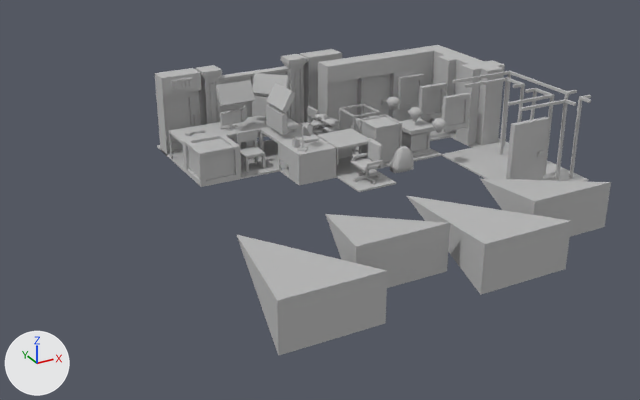
An edit to the Blender file meshes/building-tiles.blend, drawn before and after from the same camera.
Before and after are seen from a 50 mm camera at (-12.14, -19.2, 7.87) aimed at (-3.58, -3.64, 0.09). Every picture has the same lights, and +X, +Y and +Z are marked at lower left.

Names of what the first picture shows: '4-corner_purple_MSH', 'chair_plasticRotated_MSH', 'door_backExit_MSH', 'door_keycardGreen_MSH', 'door_purple_MSH', 'door_skeleton_MSH', 'flashlightBeam3x3_MSH', 'flashlightBeam3x4_MSH', 'flashlightBeamAlert3x3_MSH', 'flashlightBeamAlert3x4_MSH', 'office_desk2_MSH', 'security_monitor1_MSH', 'storage_crate_MSH'.
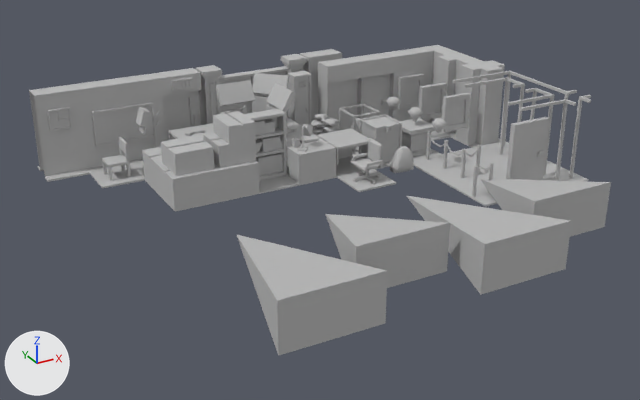
Pixel boxes [x1, y1, x2, y2] of what changed, in the pictures (640 x 400 px):
'wall_clock_MSH', added
    after: [29, 84, 90, 182]
'storage_boxes2_MSH', added
    after: [157, 135, 218, 211]
'storage_boxes3_MSH', added
    after: [203, 111, 260, 202]
'wall_bulletin1_MSH', added
    after: [73, 79, 131, 172]
'wall_bulletin2_MSH', added
    after: [115, 73, 166, 165]
'office_bookshelf_MSH', added
    after: [244, 109, 299, 194]
'chair_plasticRotated_MSH', moved
    before: [300, 106, 319, 135]
    after: [90, 137, 145, 188]
'security_locker_MSH', added
    after: [287, 71, 318, 135]
'decoration_redRope2_MSH', added
    after: [432, 145, 488, 191]
'decoration_redRope1_MSH', added
    after: [414, 131, 461, 176]
'decoration_redRope3_MSH', added
    after: [458, 162, 498, 206]
'storage_boxes1_MSH', added
    after: [142, 147, 162, 195]
'decoration_coatRack_MSH', added
    after: [132, 107, 161, 179]
'storage_crate_MSH', unchanged, covered by the edit
    before: [183, 134, 241, 187]
'door_frontExit3_frame_MSH', unchanged, covered by the edit
    before: [269, 54, 307, 124]
    after: [269, 54, 307, 117]
'chair_plastic_MSH', unchanged, covered by the edit
    before: [237, 129, 280, 179]

Patch to the scene script:
```diff
--- a/meshes/building-tiles.blend.py
+++ b/meshes/building-tiles.blend.py
@@ ob_chair_plasticrotated_msh @@
 ob_chair_plasticrotated_msh = bpy.data.objects.new('chair_plasticRotated_MSH', me_chair_plasticrotated_msh)
-ob_chair_plasticrotated_msh.location = (-2.0, 0.0, 0.0)
+ob_chair_plasticrotated_msh.location = (-7.0, 0.0, 0.0)
 ob_chair_plasticrotated_msh.rotation_euler = (1.571, 0.0, 0.0)  # degrees (90, 0, 0)
@@ ob_decoration_coatrack_msh @@
+ob_decoration_coatrack_msh = bpy.data.objects.new('decoration_coatRack_MSH', me_decoration_coatrack_msh)  # 96 vertices, 172 faces; spans x -0.5..0.5, y 0.0..1.56, z -0.5..0.5; in mat_lambert1_027 (grey #bcbcbc)
+ob_decoration_coatrack_msh.location = (-6.0, 0.0, 0.0)
+ob_decoration_coatrack_msh.rotation_euler = (1.571, 0.0, 0.0)  # degrees (90, 0, 0)
@@ ob_decoration_redrope1_msh @@
+ob_decoration_redrope1_msh = bpy.data.objects.new('decoration_redRope1_MSH', me_decoration_redrope1_msh)  # 72 vertices, 122 faces; spans x -0.5..0.5, y 0.0..0.75, z -0.5..0.5; in mat_lambert1_028 (grey #bcbcbc)
+ob_decoration_redrope1_msh.location = (0.0, -3.0, 0.0)
+ob_decoration_redrope1_msh.rotation_euler = (1.571, 0.0, 0.0)  # degrees (90, 0, 0)
@@ ob_decoration_redrope2_msh @@
+ob_decoration_redrope2_msh = bpy.data.objects.new('decoration_redRope2_MSH', me_decoration_redrope2_msh)  # 72 vertices, 122 faces; spans x -0.5..0.5, y 0.0..0.75, z -0.5..0.5; in mat_lambert1_037 (grey #bcbcbc)
+ob_decoration_redrope2_msh.location = (0.0, -4.0, 0.0)
+ob_decoration_redrope2_msh.rotation_euler = (1.571, 0.0, 0.0)  # degrees (90, 0, 0)
@@ ob_decoration_redrope3_msh @@
+ob_decoration_redrope3_msh = bpy.data.objects.new('decoration_redRope3_MSH', me_decoration_redrope3_msh)  # 72 vertices, 122 faces; spans x -0.5..0.5, y 0.0..0.75, z -0.5..0.5; in mat_lambert1_044 (grey #bcbcbc)
+ob_decoration_redrope3_msh.location = (0.0, -5.0, 0.0)
+ob_decoration_redrope3_msh.rotation_euler = (1.571, 0.0, 0.0)  # degrees (90, 0, 0)
@@ ob_office_bookshelf_msh @@
+ob_office_bookshelf_msh = bpy.data.objects.new('office_bookshelf_MSH', me_office_bookshelf_msh)  # 370 vertices, 668 faces; spans x -0.5..0.5, y 0.0..1.56, z -0.5..0.5; in mat_lambert1_046 (grey #bcbcbc)
+ob_office_bookshelf_msh.location = (-4.0, -2.0, 0.0)
+ob_office_bookshelf_msh.rotation_euler = (1.571, 0.0, 0.0)  # degrees (90, 0, 0)
@@ ob_security_locker_msh @@
+ob_security_locker_msh = bpy.data.objects.new('security_locker_MSH', me_security_locker_msh)  # 314 vertices, 476 faces; spans x -0.5..0.5, y 0.0..1.75, z -0.5..0.5; in mat_lambert1_053 (grey #bcbcbc)
+ob_security_locker_msh.location = (-2.0, 0.0, 0.0)
+ob_security_locker_msh.rotation_euler = (1.571, 0.0, 0.0)  # degrees (90, 0, 0)
@@ ob_storage_boxes1_msh @@
+ob_storage_boxes1_msh = bpy.data.objects.new('storage_boxes1_MSH', me_storage_boxes1_msh)  # 56 vertices, 104 faces; spans x -0.5..0.5, y 0.0..0.75, z -0.5..0.5; in mat_lambert1_057 (grey #bcbcbc)
+ob_storage_boxes1_msh.location = (-6.0, -1.0, 0.0)
+ob_storage_boxes1_msh.rotation_euler = (1.571, 0.0, 0.0)  # degrees (90, 0, 0)
@@ ob_storage_boxes2_msh @@
+ob_storage_boxes2_msh = bpy.data.objects.new('storage_boxes2_MSH', me_storage_boxes2_msh)  # 80 vertices, 148 faces; spans x -0.5..0.5, y 0.0..1.25, z -0.5..0.5; in mat_lambert1_058 (grey #bcbcbc)
+ob_storage_boxes2_msh.location = (-6.0, -2.0, 0.0)
+ob_storage_boxes2_msh.rotation_euler = (1.571, 0.0, 0.0)  # degrees (90, 0, 0)
@@ ob_storage_boxes3_msh @@
+ob_storage_boxes3_msh = bpy.data.objects.new('storage_boxes3_MSH', me_storage_boxes3_msh)  # 104 vertices, 192 faces; spans x -0.5..0.5, y 0.0..1.66, z -0.5..0.5; in mat_lambert1_059 (grey #bcbcbc)
+ob_storage_boxes3_msh.location = (-5.0, -2.0, 0.0)
+ob_storage_boxes3_msh.rotation_euler = (1.571, 0.0, 0.0)  # degrees (90, 0, 0)
@@ ob_wall_bulletin1_msh @@
+ob_wall_bulletin1_msh = bpy.data.objects.new('wall_bulletin1_MSH', me_wall_bulletin1_msh)  # 72 vertices, 89 faces; spans x -0.5..0.5, y 0.0..2.0, z -0.5..0.5; in mat_lambert1_060 (grey #bcbcbc)
+ob_wall_bulletin1_msh.location = (-7.0, 1.0, 0.0)
+ob_wall_bulletin1_msh.rotation_euler = (1.571, 0.0, 0.0)  # degrees (90, 0, 0)
@@ ob_wall_bulletin2_msh @@
+ob_wall_bulletin2_msh = bpy.data.objects.new('wall_bulletin2_MSH', me_wall_bulletin2_msh)  # 70 vertices, 89 faces; spans x -0.5..0.5, y 0.0..2.0, z -0.5..0.5; in mat_lambert1_061 (grey #bcbcbc)
+ob_wall_bulletin2_msh.location = (-6.0, 1.0, 0.0)
+ob_wall_bulletin2_msh.rotation_euler = (1.571, 0.0, 0.0)  # degrees (90, 0, 0)
@@ ob_wall_clock_msh @@
+ob_wall_clock_msh = bpy.data.objects.new('wall_clock_MSH', me_wall_clock_msh)  # 304 vertices, 511 faces; spans x -0.5..0.5, y 0.0..2.0, z -0.5..0.5; in mat_lambert1_062 (grey #bcbcbc)
+ob_wall_clock_msh.location = (-8.0, 1.0, 0.0)
+ob_wall_clock_msh.rotation_euler = (1.571, 0.0, 0.0)  # degrees (90, 0, 0)
```
